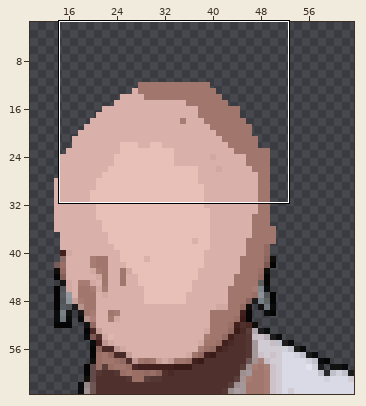
A pixel-art sprite gets an edit: res/face/face_27_f.png. Above, an overview of the earlier version with the close-up marked.
Close-up. Before the commit:
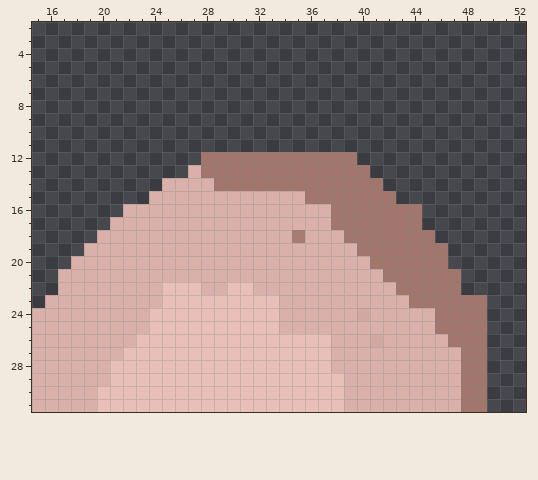
The file is 64x64 pixels. Colours within 5 levels of each other are drawn and written as one. Shown: x 15..52, y 2..31. The wide view leaves out empty margins. The commit also changed other parts of the picture, which this record leaves out.
After the commit:
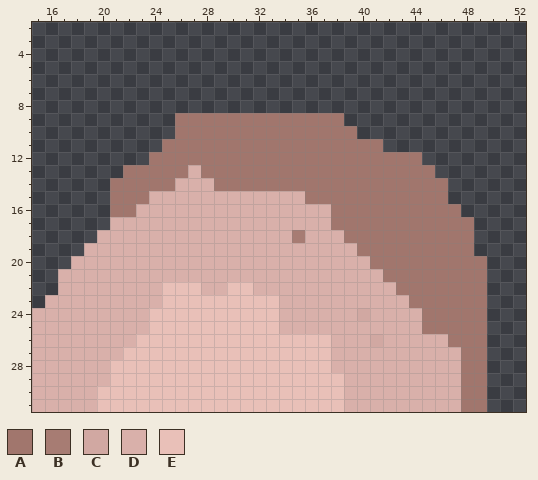
Palette (. is transparent): A #a1766d  B #a77c73  C #d1a8a2  D #d9b0aa  E #e9c0b8
The edit:
The edit adds colour A in row 9 at x 26 to 38; in row 10 at x 26 to 39; in row 11 at x 25 to 41; in row 12 at x 24 to 27 and 40 to 44; in row 13 at x 22 to 26 and 41 to 45; in row 14 at x 21 to 24 and 42 to 46.
The edit adds colour A in row 15 at x 21 to 23 and 43 to 46; in row 16 at x 21 and 45 to 47; in row 17 at x 45 to 48; in row 18 at x 46 to 48; in row 19 at x 47 to 48; in row 20 at x 47 to 49.
The edit adds colour A in rows 21 to 22 at x 48 to 49.
Colour D gives way to colour A in row 14 at x 25; in row 16 at x 22; in rows 24 to 25 at x 45.
Pixel boxes of the changes (left, top, right, bottom) in both close-ups:
changed: (110, 113, 487, 334)
